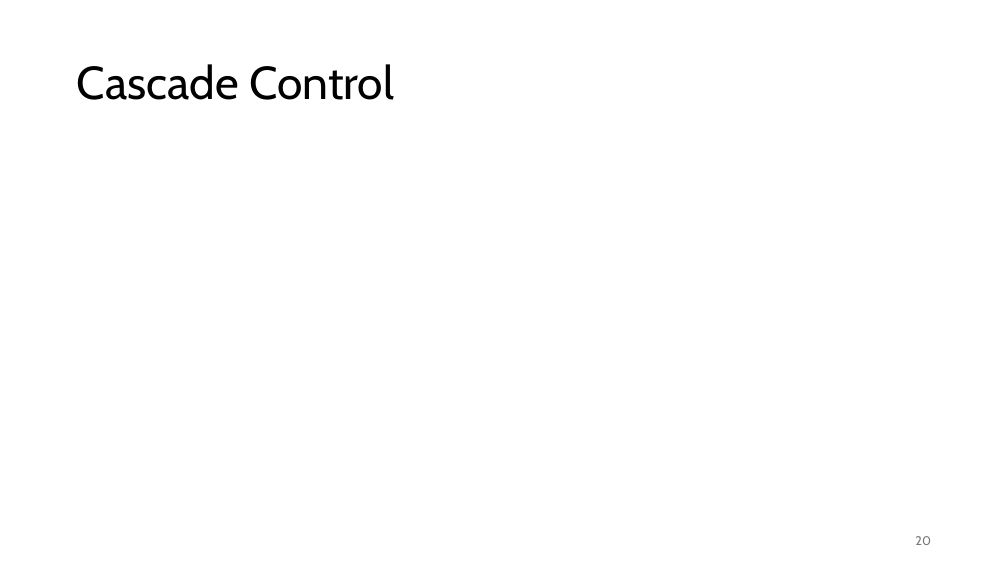
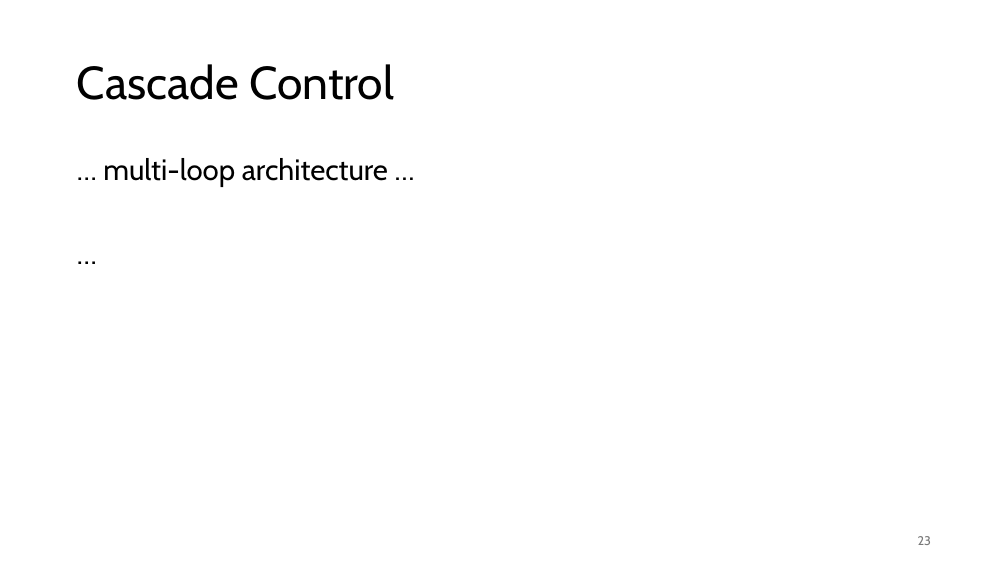
Before and after one commit to FelixWick/control_engineering, a slide deck: slide 23 of slides/5_controller_design.pptx (slide 20 before the commit). Drawn at 1008x567 pixels with LibreOffice and Linux fonts; fonts in the diff are those of the drawing. Boxes give left, top, right and bottom in pixels: in the first picture for what was removed or moved away, otherwise in the second. Text is boxed around its words. In the diff, an @@ line names an element or a change of style, - is before the commit and + after.

Commit message:
controller design continued

```diff
--- a/slides/5_controller_design.pptx
+++ b/slides/5_controller_design.pptx
@@ text added at (x1=103, y1=158, x2=388, y2=187), 28 pt, text #000000 @@
+… multi-loop architecture …
+…
@@ page number at (x1=918, y1=536, x2=931, y2=545): text changed @@
-20
+23
```
Also in this commit, not shown: 12 other slides changed, 9 slides added, 4 other files.
